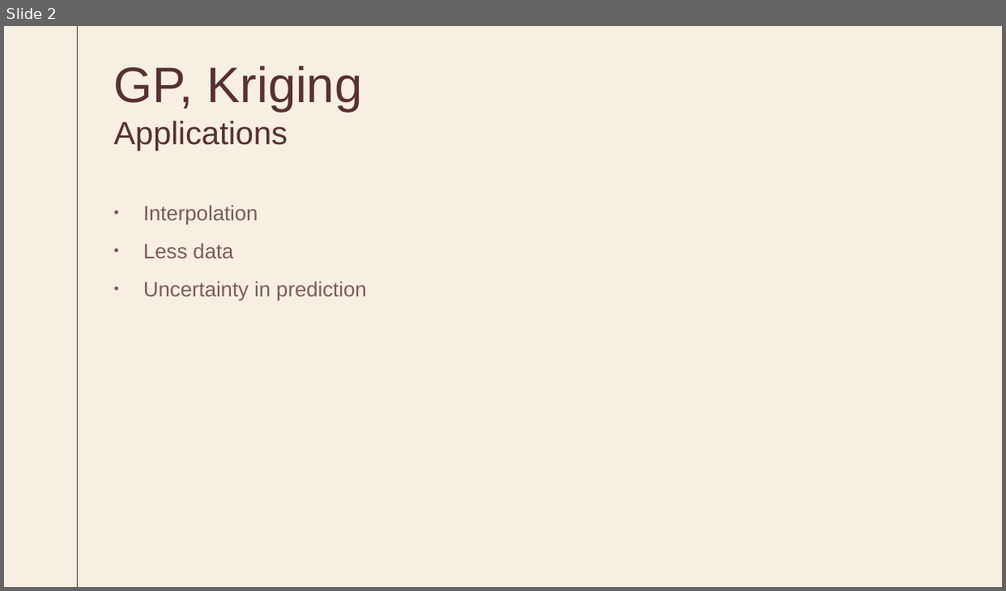
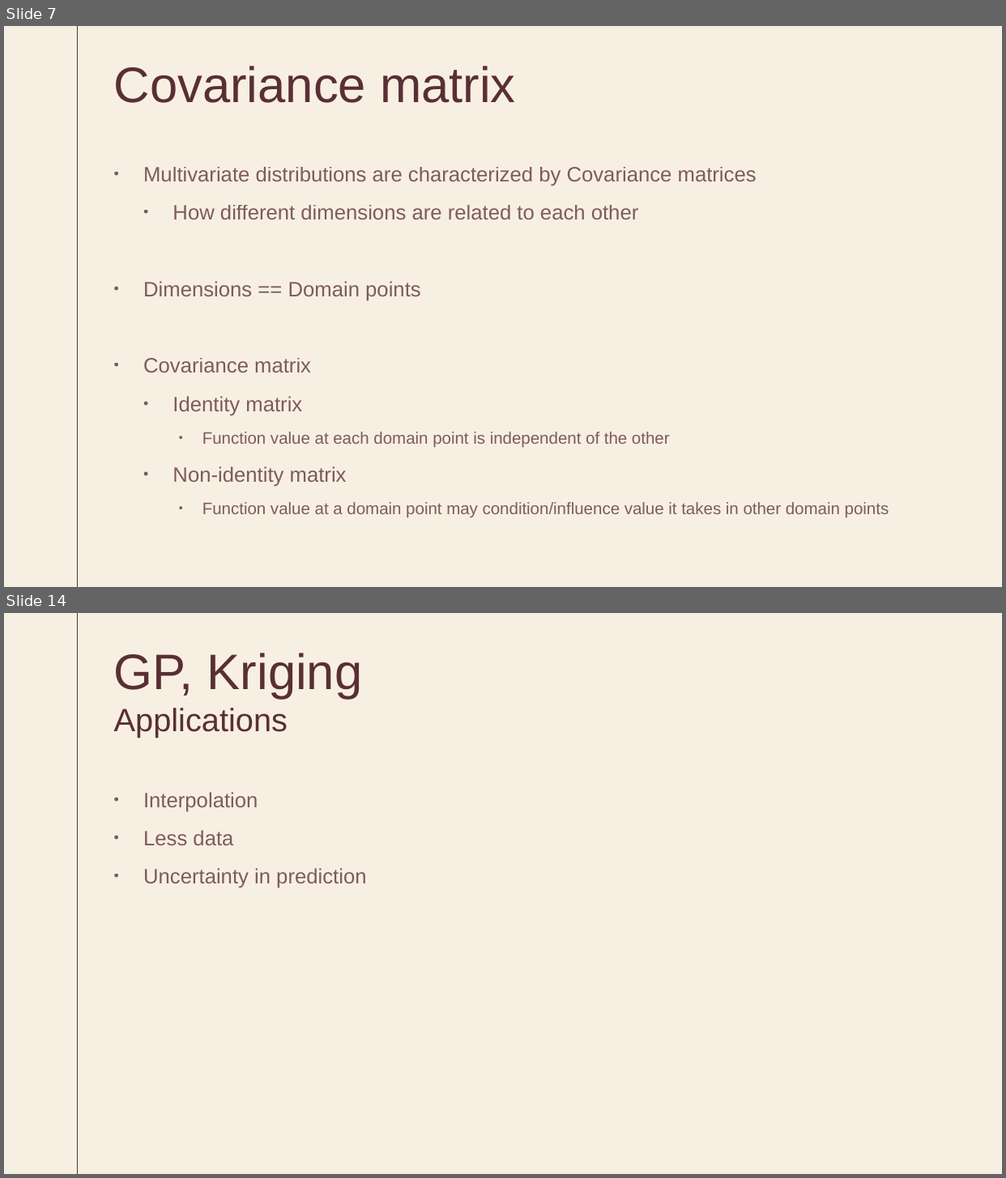
Before and after one commit to SarnathK/gp_tutorial, a slide deck: GP.pptx. Shown one above the other, each under a label of ours: slide 2 before the commit, slides 7 and 14 after it; the slides between them are not shown. The pictures are 1006x591 and 1006x1178 pixels, drawn with LibreOffice and Linux fonts; fonts in the diff are those of the drawing. Boxes give left, top, right and bottom in pixels: in the first picture for what was removed or moved away, otherwise in the second. Text is boxed around its words. In the diff, an @@ line names an element or a change of style, - is before the commit and + after.

```diff
--- a/GP.pptx
+++ b/GP.pptx
@@ slide 7 added at (4, 26, 1002, 587), background #F8EFE3; not listed: 1 template element that a slide beside it also shows @@
@@ title added at (114, 66, 516, 103), 48 pt, text #592F34 @@
+Covariance matrix
@@ text added at (143, 167, 889, 518), 20 pt, text #592F34 at 77% opacity @@
+• Multivariate distributions are characterized by Covariance matrices
+  • How different dimensions are related to each other
+• Dimensions == Domain points
+• Covariance matrix
+  • Identity matrix
+    • Function value at each domain point is independent of the other
+  • Non-identity matrix
+    • Function value at a domain point may condition/influence value it takes in other domain points
@@ what was slide 2 is now slide 14 @@
```
Also in this commit, not shown: 3 slides changed, 10 other slides added, 4 slides removed, 1 other file.
